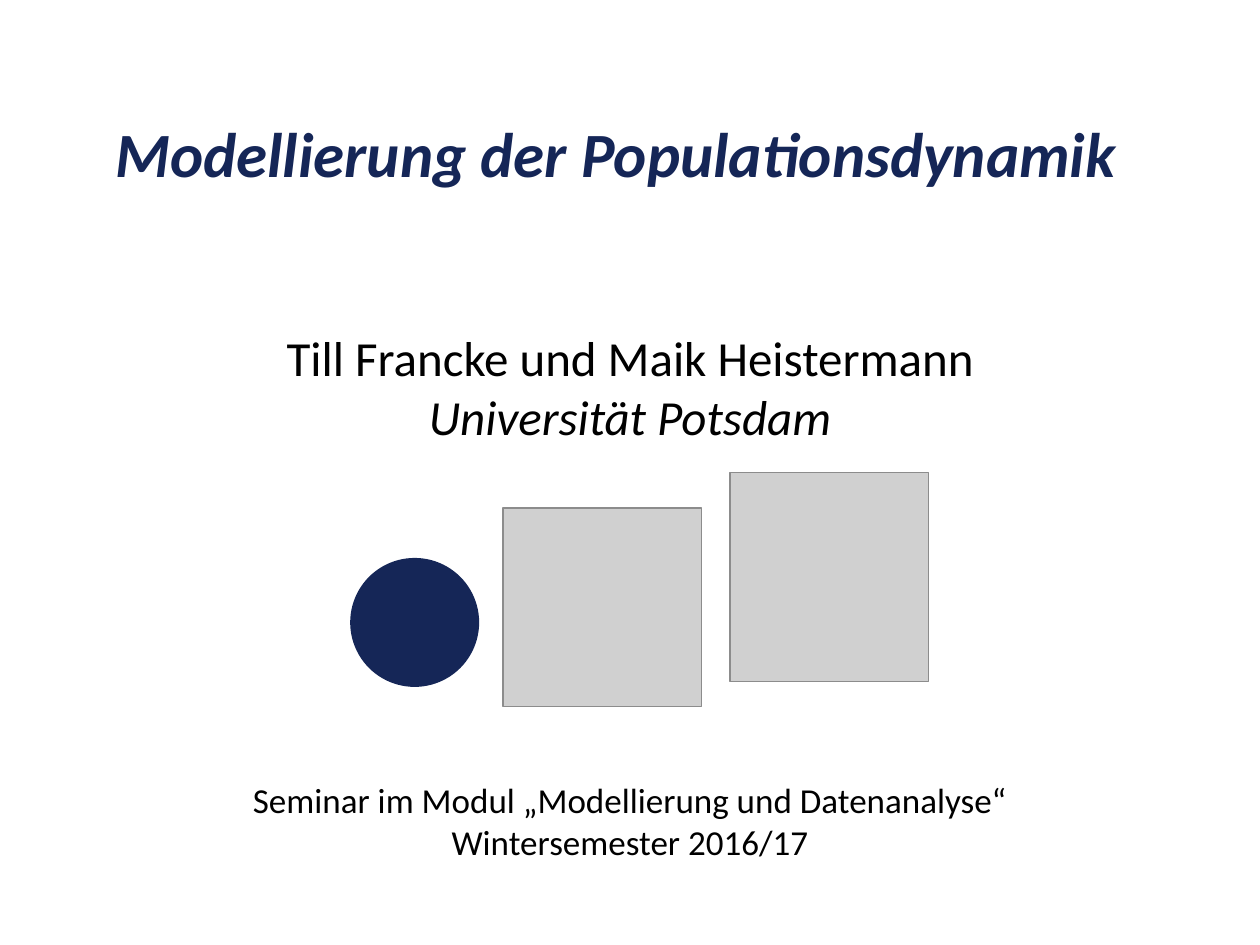
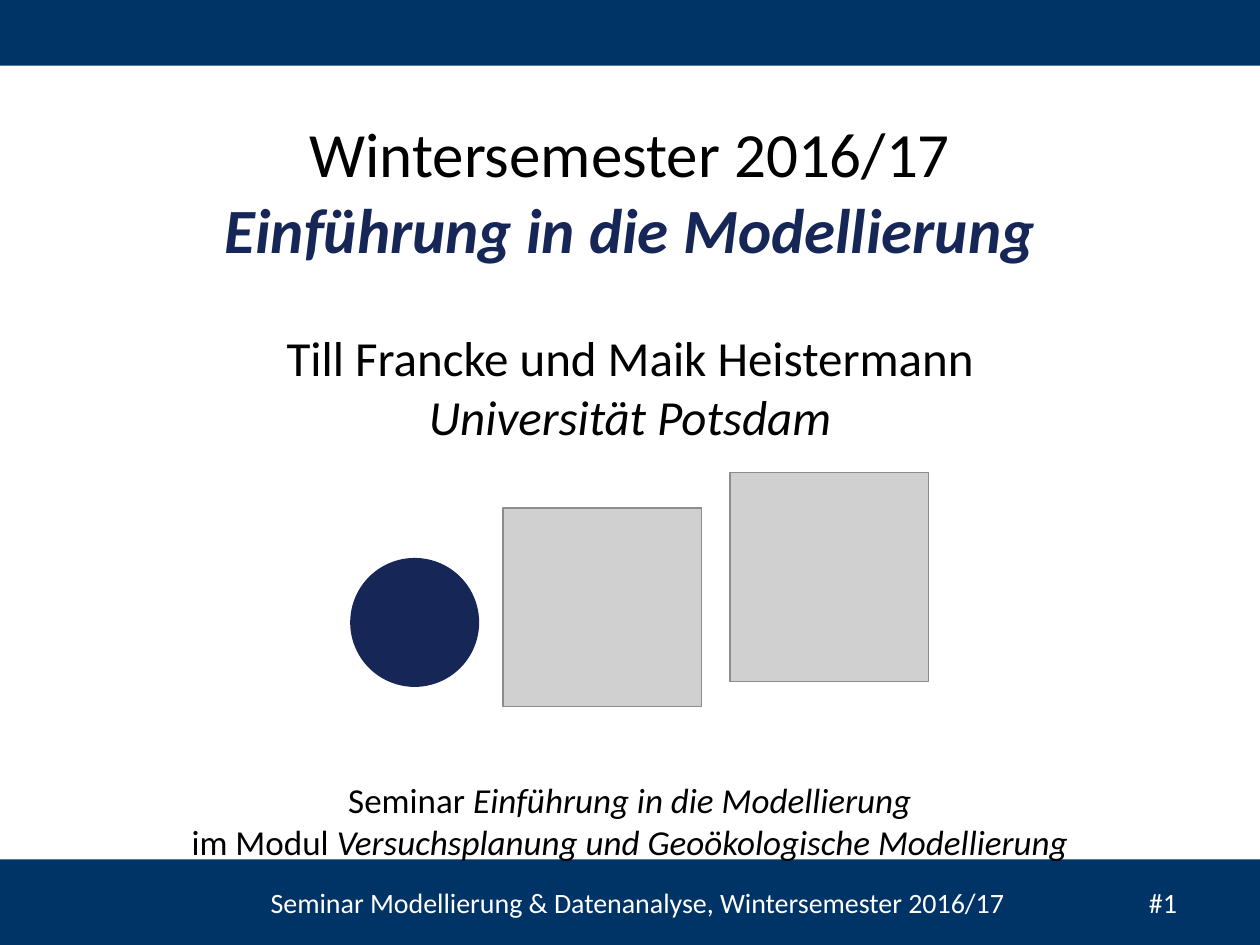
Before and after one commit to heistermann/Einf_Modellierung, a slide deck: slide 1 of Termin_2/Termin_5_Populationsmodelle.pptx. Drawn at 1260x945 pixels with LibreOffice and Linux fonts; fonts in the diff are those of the drawing; grey boxes stand for pictures; background and template pictures are left out. Boxes give left, top, right and bottom in pixels: in the first picture for what was removed or moved away, otherwise in the second. Text is boxed around its words. In the diff, an @@ line names an element or a change of style, - is before the commit and + after.

```diff
--- a/Termin_2/Termin_5_Populationsmodelle.pptx
+++ b/Termin_2/Termin_5_Populationsmodelle.pptx
@@ rectangle added at bbox=[0, 0, 1260, 66], fill #003366 @@
@@ text at bbox=[225, 133, 1034, 264]: text changed @@
-Modellierung der Populationsdynamik
+Wintersemester 2016/17
+Einführung in die Modellierung
@@ text at bbox=[192, 788, 1068, 864]: text changed; italic on @@
-Seminar im Modul „Modellierung und Datenanalyse“
-Wintersemester 2016/17
+Seminar Einführung in die Modellierung
+im Modul Versuchsplanung und Geoökologische Modellierung
@@ rectangle added at bbox=[0, 859, 1260, 945], fill #003366 @@
@@ text added at bbox=[271, 893, 1177, 918], 16 pt, text #FFFFFF @@
+Seminar Modellierung & Datenanalyse, Wintersemester 2016/17 #1
```
Also in this commit, not shown: 6 other slides changed, 3 slides added, 1 slide removed, 2 other files.
